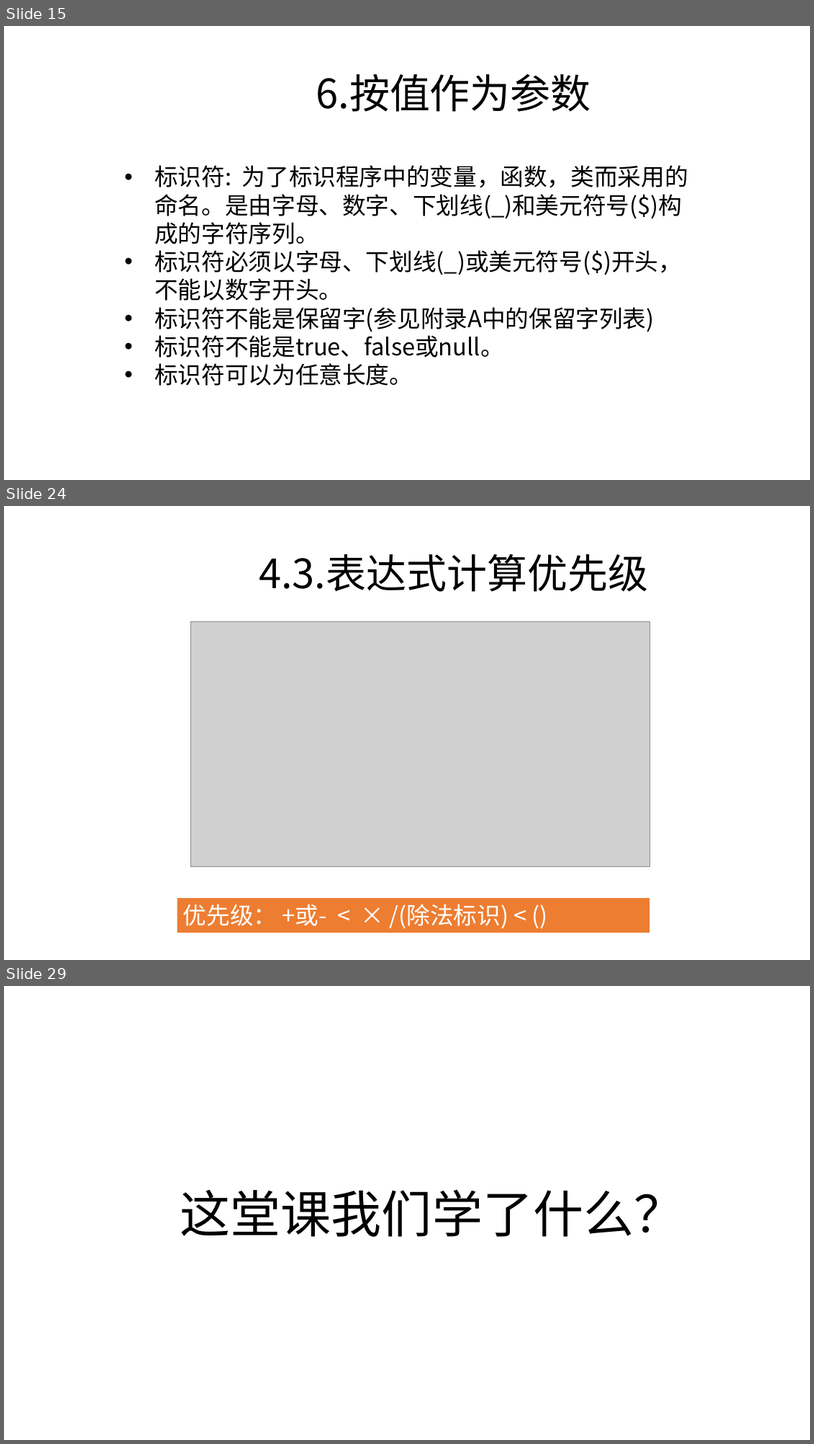
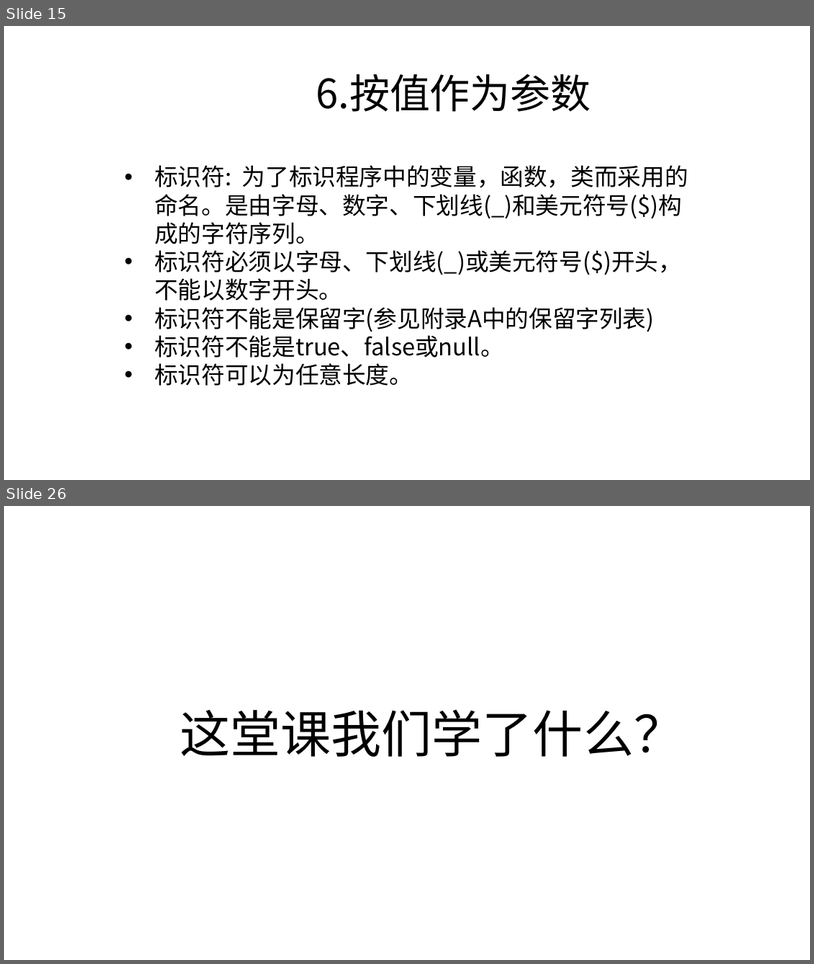
Before and after one commit to zjyesir/hmc_java_1, a slide deck: ppt/2.3 方法.pptx. Shown one above the other, each under a label of ours: slides 15, 24 and 29 before the commit, slides 15 and 26 after it; the slides between them are not shown. The pictures are 814x1444 and 814x964 pixels, drawn with LibreOffice and Linux fonts; fonts in the diff are those of the drawing; grey boxes stand for pictures; background and template pictures are left out. Boxes give left, top, right and bottom in pixels: in the first picture for what was removed or moved away, otherwise in the second. Text is boxed around its words. In the diff, an @@ line names an element or a change of style, - is before the commit and + after.

```diff
--- a/ppt/2.3 方法.pptx
+++ b/ppt/2.3 方法.pptx
@@ slide 24 removed at <box>4,506,810,960</box>, background picture (left out) @@
@@ text removed at <box>259,554,648,592</box> @@
-4.3.表达式计算优先级
@@ picture removed at <box>191,621,650,866</box> @@
@@ rectangle removed at <box>177,898,650,932</box> @@
-优先级： +或- < × /(除法标识) < ()
@@ what was slide 29 is now slide 26 @@
```
Also in this commit, not shown: 2 slides changed, 11 slides added, 13 other slides removed, 2 other files.
